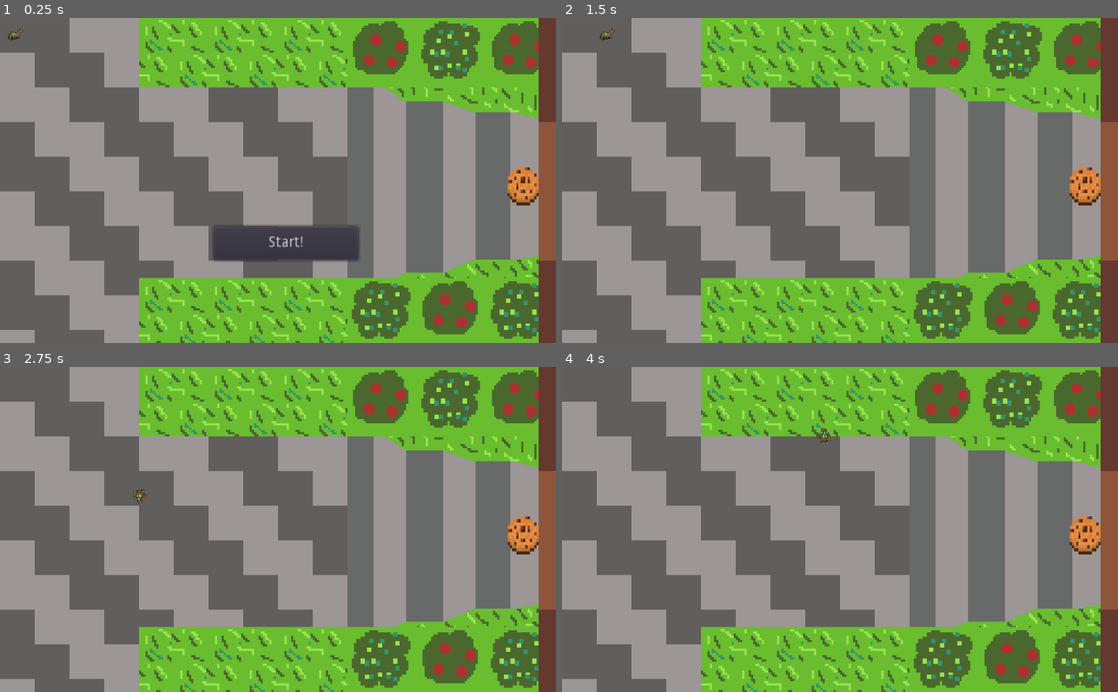
Above: before the commit, frames 1-4 (two rows, left to right).
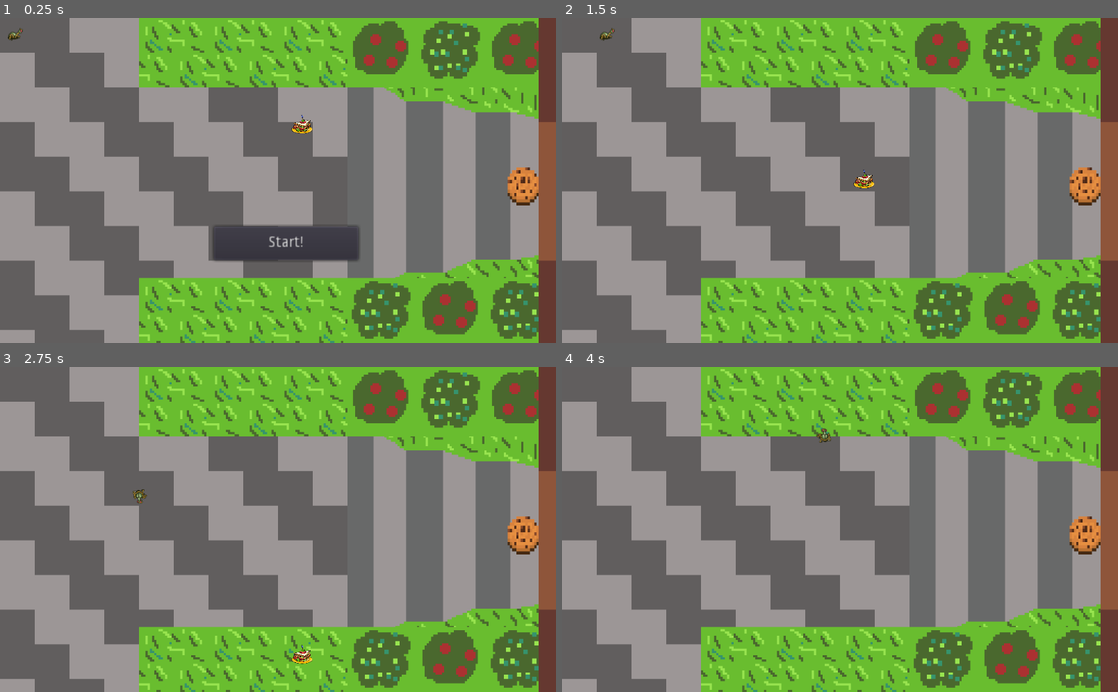
Above: after the commit, the same moments.

Repository: CS3398-Titan-HelloWorld/RoombaAttack
Game: Godot game, scene res://Main.tscn
Two runs of this game, one before a commit and one after it. Both use one fixed random seed, a clock stepped at 60 frames per second and the inputs below.
Inputs:
- Up to frame 1 (0.25 s): no input
- Up to frame 2 (1.5 s): click "Start!" at 0.5 s; hold Right (ui_right) from 1.28 s (still down)
- Up to frame 3 (2.75 s): release Right (ui_right) at 2.03 s; hold Down (ui_down) from 2.03 s (still down)
- Up to frame 4 (4 s): release Down (ui_down) at 2.78 s; hold Right (ui_right) 2.78-3.53 s; hold Up (ui_up) from 3.53 s (still down)

The runs differ from the first frame. In frame 1, 0.1% of the frame differs, in the area x 52-57%, y 29-36%; in frame 2, 0.1%; in frame 3, 0.1%, in the area x 52-57%, y 85-92%; in frame 4, nothing differs.

Commit message:
Level Change Bug Fix
The food was behind the level, now you can see it.

Diff:
--- a/RoombaAttack/Main.tscn
+++ b/RoombaAttack/Main.tscn
@@ -4,9 +4,9 @@
 [ext_resource path="res://Runtime.tscn" type="PackedScene" id=2]
 [ext_resource path="res://GUI.tscn" type="PackedScene" id=3]
 [ext_resource path="res://PausePanel.gd" type="Script" id=4]
-[ext_resource path="res://FoodItem.gd" type="Script" id=5]
-[ext_resource path="res://food.png" type="Texture" id=6]
-[ext_resource path="res://OutsideLevel.tscn" type="PackedScene" id=7]
+[ext_resource path="res://OutsideLevel.tscn" type="PackedScene" id=5]
+[ext_resource path="res://FoodItem.gd" type="Script" id=6]
+[ext_resource path="res://food.png" type="Texture" id=7]
 
 [sub_resource type="CircleShape2D" id=1]
 
@@ -74,9 +74,10 @@
 lines_skipped = 0
 max_lines_visible = -1
 
-[node name="FoodItem" type="RigidBody2D" parent="." index="2"]
+[node name="First Level" parent="." index="2" instance=ExtResource( 5 )]
 
-editor/display_folded = true
+[node name="FoodItem" type="RigidBody2D" parent="." index="3"]
+
 input_pickable = false
 collision_layer = 1
 collision_mask = 1
@@ -129,5 +130,3 @@
 __meta__ = {
 "_edit_lock_": true
 }
-
-[node name="Node" parent="." index="3" instance=ExtResource( 7 )]
Not shown: 1 places in RoombaAttack/Main.tscn that only renumber resources
